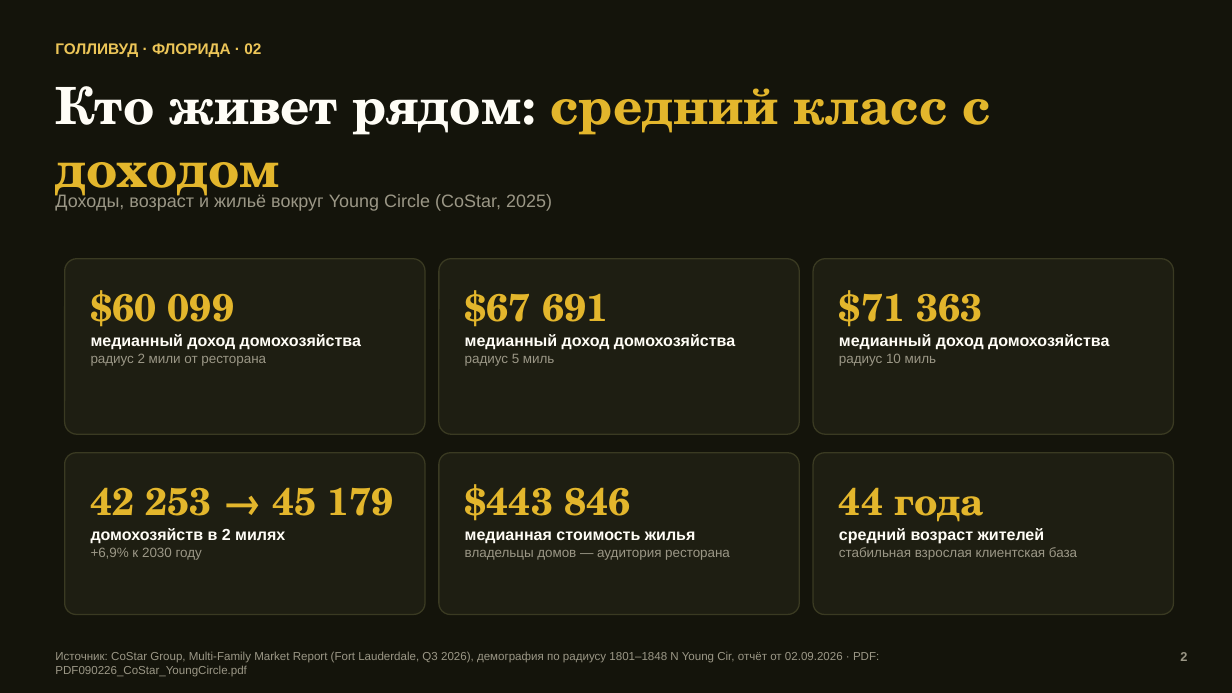
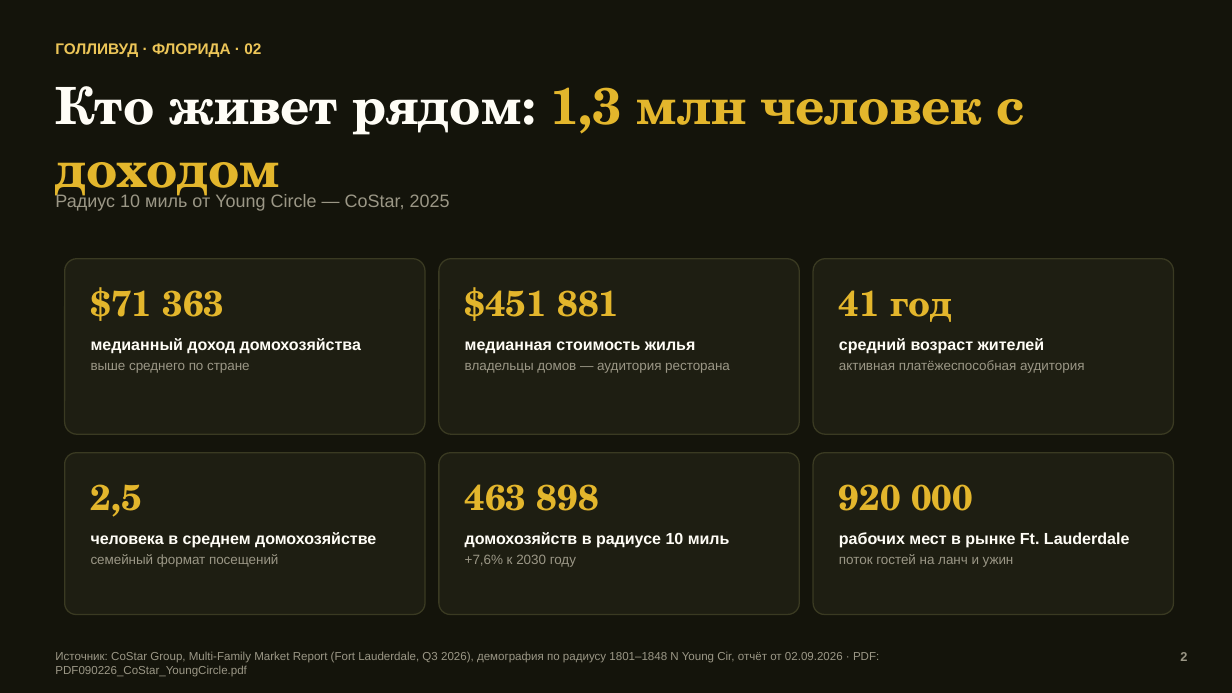
Before and after one commit to farmersmilksmm-maker/lemonica-sale-landing, a slide deck: slide 2 of presentation/Hollywood_District_CoStar_3slides.pptx. Drawn at 1232x693 pixels with LibreOffice and Linux fonts; fonts in the diff are those of the drawing. Boxes give left, top, right and bottom in pixels: in the first picture for what was removed or moved away, otherwise in the second. Text is boxed around its words. In the diff, an @@ line names an element or a change of style, - is before the commit and + after.

```diff
--- a/presentation/Hollywood_District_CoStar_3slides.pptx
+++ b/presentation/Hollywood_District_CoStar_3slides.pptx
@@ text at bbox=[55, 86, 1026, 204]: text changed @@
-Кто живет рядом: средний класс с доходом
+Кто живет рядом: 1,3 млн человек с доходом
@@ text at bbox=[55, 193, 450, 211]: text changed @@
-Доходы, возраст и жильё вокруг Young Circle (CoStar, 2025)
+Радиус 10 миль от Young Circle — CoStar, 2025
@@ text at bbox=[91, 287, 225, 321]: text changed; size 30 to 28 pt @@
-$60 099
+$71 363
@@ text at bbox=[465, 287, 730, 373]: text changed; size 12.5 to 10.5 pt; text colour #FFFDF6 to #9B9786; bold off @@
-$67 691
-медианный доход домохозяйства
-радиус 5 миль
+$451 881
+медианная стоимость жилья
+владельцы домов — аудитория ресторана
@@ text at bbox=[839, 290, 1084, 373]: text changed; size 12.5 to 10.5 pt; text colour #FFFDF6 to #9B9786; bold off @@
-$71 363
-медианный доход домохозяйства
-радиус 10 миль
+41 год
+средний возраст жителей
+активная платёжеспособная аудитория
@@ text at bbox=[91, 338, 361, 354]: line spacing 1.05 to 1; more space between paragraphs @@
@@ text at bbox=[91, 363, 250, 373]: text changed @@
-радиус 2 мили от ресторана
+выше среднего по стране
@@ text at bbox=[91, 484, 376, 567]: text changed @@
-42 253 → 45 179
-домохозяйств в 2 милях
-+6,9% к 2030 году
+2,5
+человека в среднем домохозяйстве
+семейный формат посещений
@@ text at bbox=[465, 484, 730, 567]: text changed; size 10.5 to 12.5 pt; text colour #9B9786 to #FFFDF6; bold on @@
-$443 846
-медианная стоимость жилья
-владельцы домов — аудитория ресторана
+463 898
+домохозяйств в радиусе 10 миль
++7,6% к 2030 году
@@ text at bbox=[839, 484, 1129, 567]: text changed; size 10.5 to 12.5 pt; text colour #9B9786 to #FFFDF6; bold on @@
-44 года
-средний возраст жителей
-стабильная взрослая клиентская база
+920 000
+рабочих мест в рынке Ft. Lauderdale
+поток гостей на ланч и ужин
```
Also in this commit, not shown: 2 other slides changed, 11 other files.
